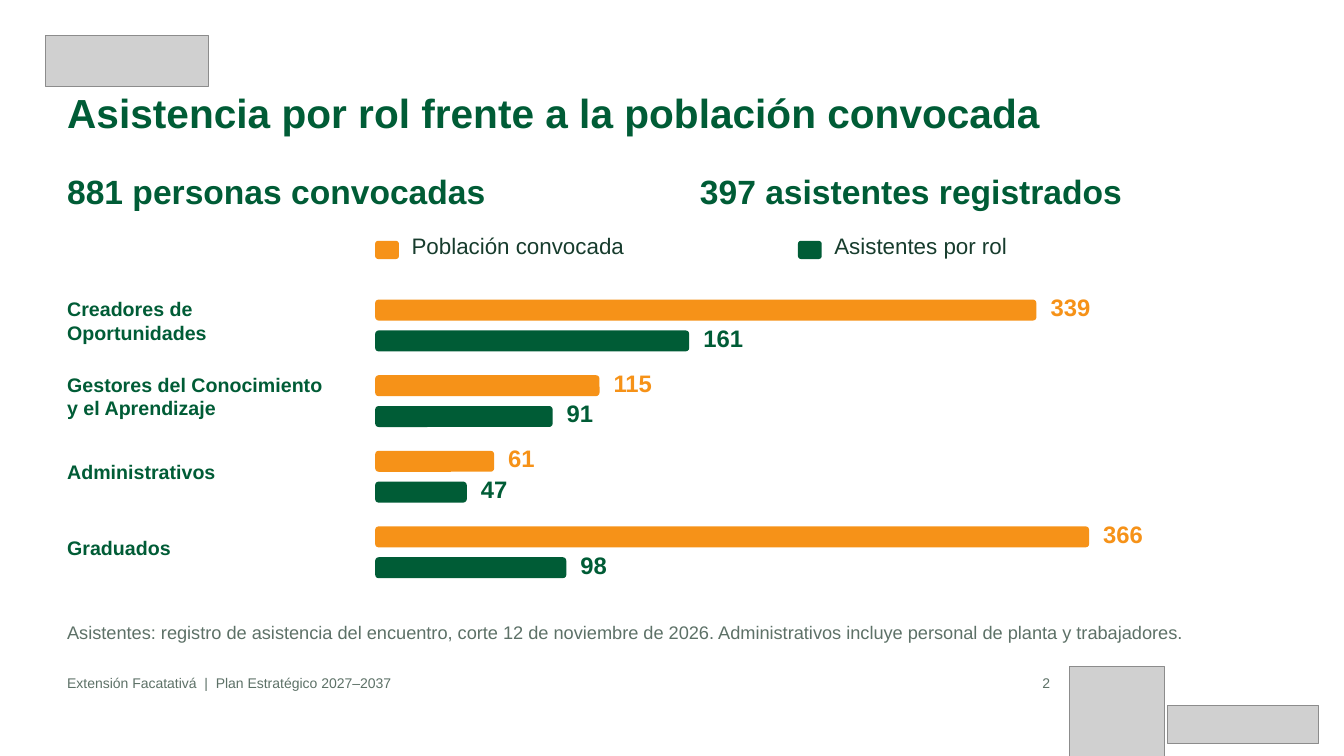
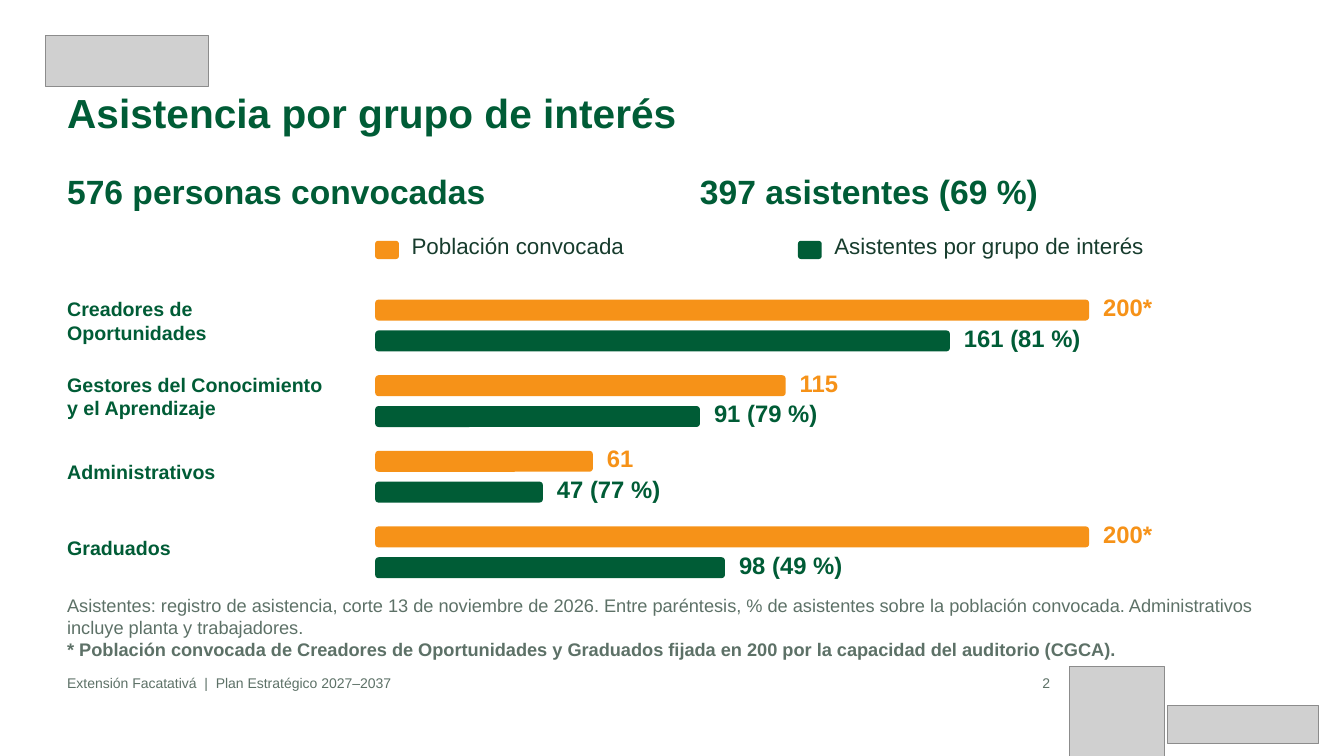
Before and after one commit to Nicolaserd/Planeacion_estrategica_transformaciones_temas, a slide deck: slide 2 of flujo_bert_jev/informe/presentacionresumida/Presentacion_Extension_Facatativa_Resumen.pptx. Drawn at 1344x756 pixels with LibreOffice and Linux fonts; fonts in the diff are those of the drawing; grey boxes stand for pictures; background and template pictures are left out. Boxes give left, top, right and bottom in pixels: in the first picture for what was removed or moved away, otherwise in the second. Text is boxed around its words. In the diff, an @@ line names an element or a change of style, - is before the commit and + after.

```diff
--- a/flujo_bert_jev/informe/presentacionresumida/Presentacion_Extension_Facatativa_Resumen.pptx
+++ b/flujo_bert_jev/informe/presentacionresumida/Presentacion_Extension_Facatativa_Resumen.pptx
@@ text at (x1=67, y1=98, x2=676, y2=136): text changed @@
-Asistencia por rol frente a la población convocada
+Asistencia por grupo de interés
@@ text at (x1=67, y1=179, x2=485, y2=211): text changed @@
-881 personas convocadas
+576 personas convocadas
@@ text at (x1=700, y1=179, x2=988, y2=211): text changed @@
-397 asistentes registrados
+397 asistentes (69 %)
@@ text at (x1=834, y1=237, x2=1143, y2=259): text changed @@
-Asistentes por rol
+Asistentes por grupo de interés
@@ rounded rectangle resized from (x1=375, y1=299, x2=1036, y2=321) to (x1=375, y1=299, x2=1089, y2=321) @@
@@ text at (x1=1103, y1=299, x2=1152, y2=317): text changed @@
-339
+200*
@@ text at (x1=964, y1=329, x2=1044, y2=352): text changed @@
-161
+161 (81 %)
@@ rounded rectangle resized from (x1=375, y1=331, x2=690, y2=352) to (x1=375, y1=331, x2=950, y2=352) @@
@@ rounded rectangle resized from (x1=375, y1=375, x2=600, y2=396) to (x1=375, y1=375, x2=785, y2=396) @@
@@ text "115" moved from (x1=614, y1=375, x2=652, y2=393) to (x1=800, y1=375, x2=838, y2=393) @@
@@ rounded rectangle resized from (x1=375, y1=406, x2=553, y2=427) to (x1=375, y1=406, x2=700, y2=427) @@
@@ text at (x1=714, y1=404, x2=781, y2=427): text changed @@
-91
+91 (79 %)
@@ text "61" moved from (x1=508, y1=450, x2=534, y2=468) to (x1=607, y1=450, x2=633, y2=468) @@
@@ rounded rectangle resized from (x1=375, y1=451, x2=494, y2=472) to (x1=375, y1=451, x2=593, y2=472) @@
@@ rounded rectangle resized from (x1=375, y1=482, x2=467, y2=503) to (x1=375, y1=482, x2=542, y2=503) @@
@@ text at (x1=557, y1=480, x2=624, y2=503): text changed @@
-47
+47 (77 %)
@@ text at (x1=1103, y1=526, x2=1152, y2=544): text changed @@
-366
+200*
@@ rounded rectangle resized from (x1=375, y1=558, x2=567, y2=579) to (x1=375, y1=558, x2=725, y2=579) @@
@@ text at (x1=739, y1=556, x2=806, y2=579): text changed @@
-98
+98 (49 %)
@@ text at (x1=67, y1=598, x2=1252, y2=660): text changed @@
-Asistentes: registro de asistencia del encuentro, corte 12 de noviembre de 2026. Administrativos incluye personal de planta y trabajadores.
+Asistentes: registro de asistencia, corte 13 de noviembre de 2026. Entre paréntesis, % de asistentes sobre la población convocada. Administrativos incluye planta y trabajadores.
+* Población convocada de Creadores de Oportunidades y Graduados fijada en 200 por la capacidad del auditorio (CGCA).
```
Also in this commit, not shown: 1 other slide changed, 7 other files.
